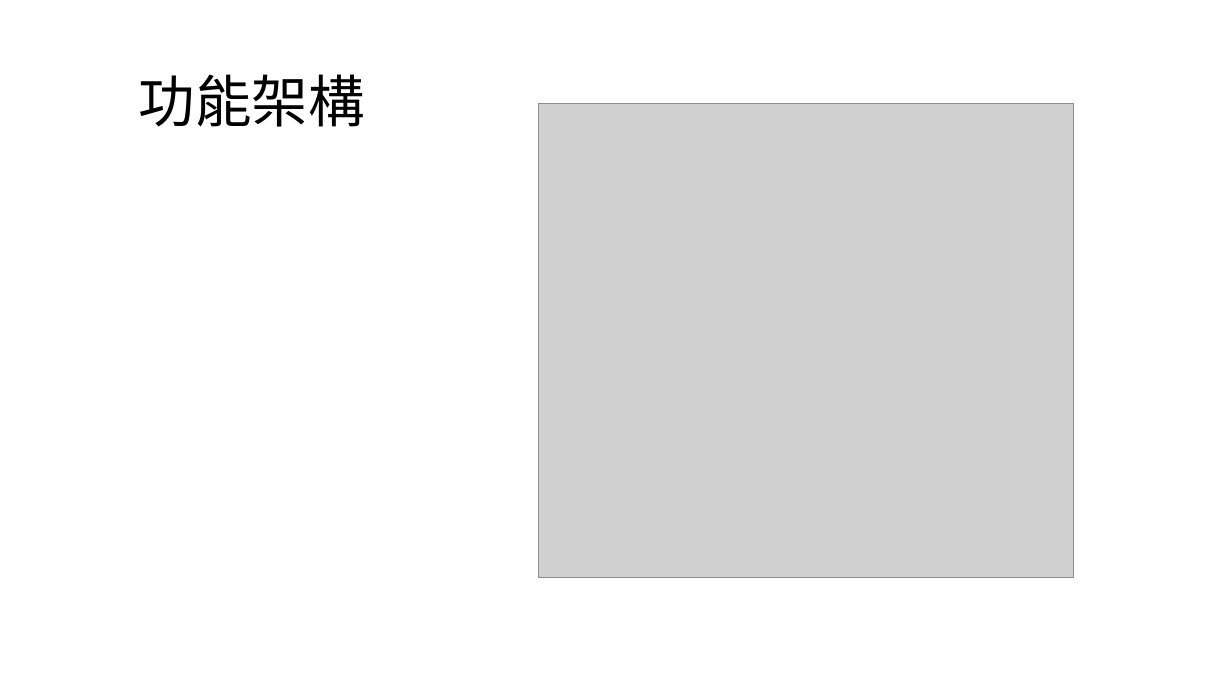
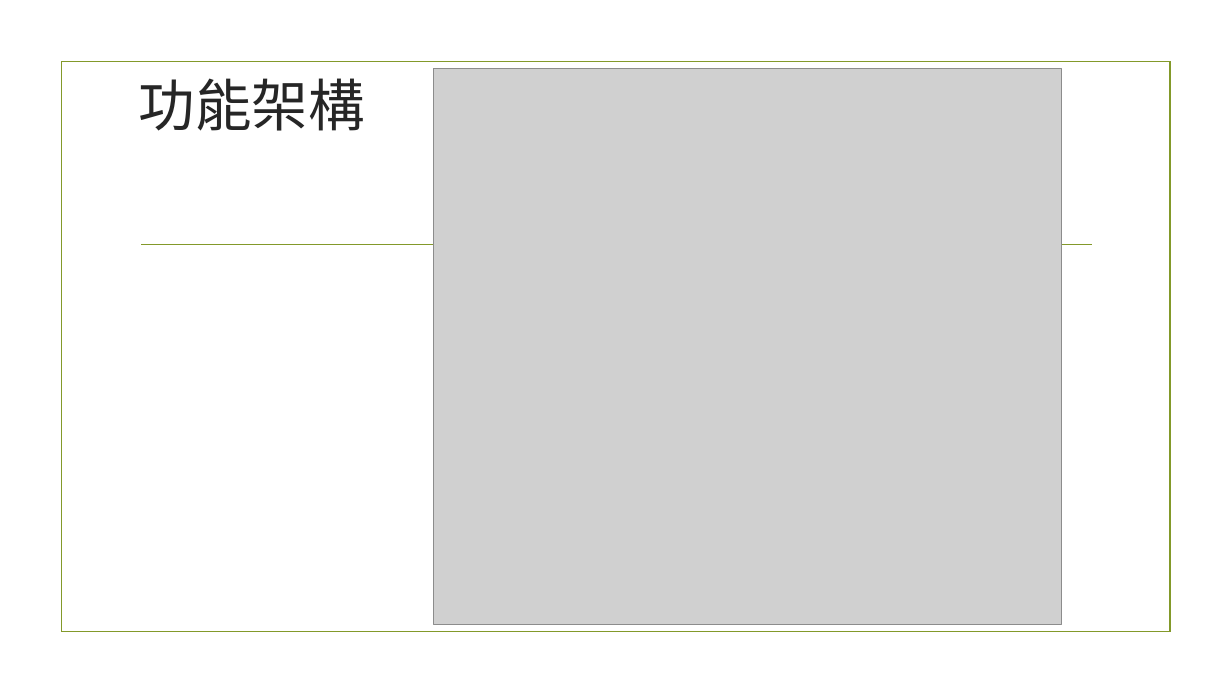
Before and after one commit to kewen0604/107_SE_Team2, a slide deck: slide 13 of 軟體工程期末專題報告.pptx. Drawn at 1232x693 pixels with LibreOffice and Linux fonts; fonts in the diff are those of the drawing; grey boxes stand for pictures; background and template pictures are left out. Boxes give left, top, right and bottom in pixels: in the first picture for what was removed or moved away, otherwise in the second. Text is boxed around its words. In the diff, an @@ line names an element or a change of style, - is before the commit and + after.

```diff
--- a/軟體工程期末專題報告.pptx
+++ b/軟體工程期末專題報告.pptx
@@ title "功能架構" at (139,78,365,131): font Calibri to Times New Roman, text colour #000000 to #262626; line spacing 0.9 to 1 @@
@@ rectangle added at (61,62,1170,632), outline #83992A 1.25 pt @@
@@ picture: place and size @@
-picture at (539,104,1074,577)
+picture at (433,68,1061,625)
@@ line added from (141, 245) to (1092, 245), #83992A 1.25 pt @@
```
Also in this commit, not shown: 16 other slides changed.
